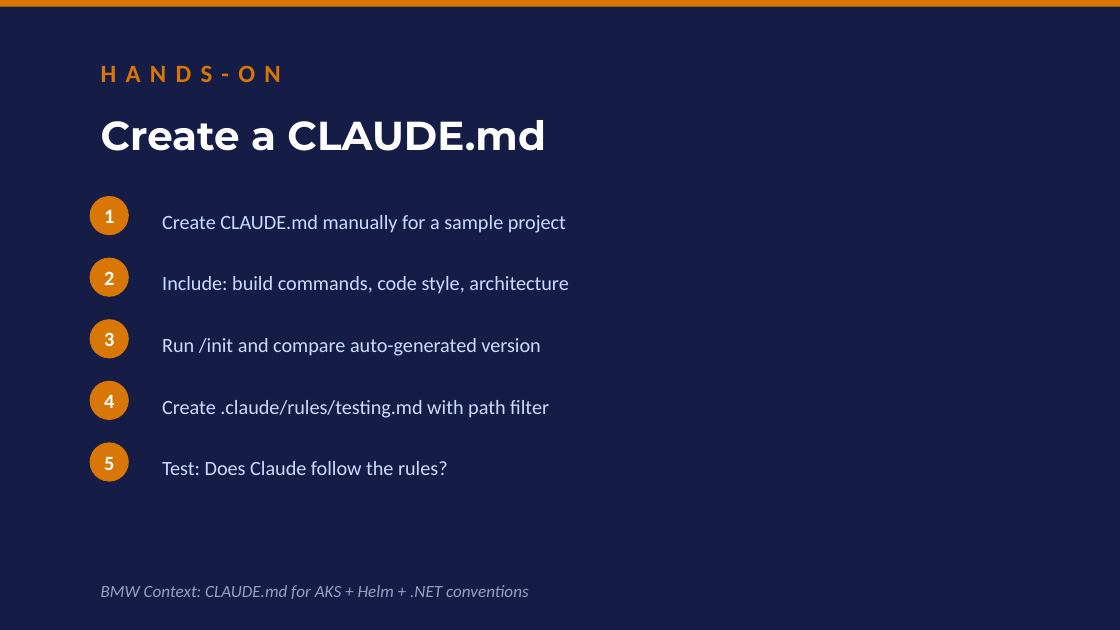
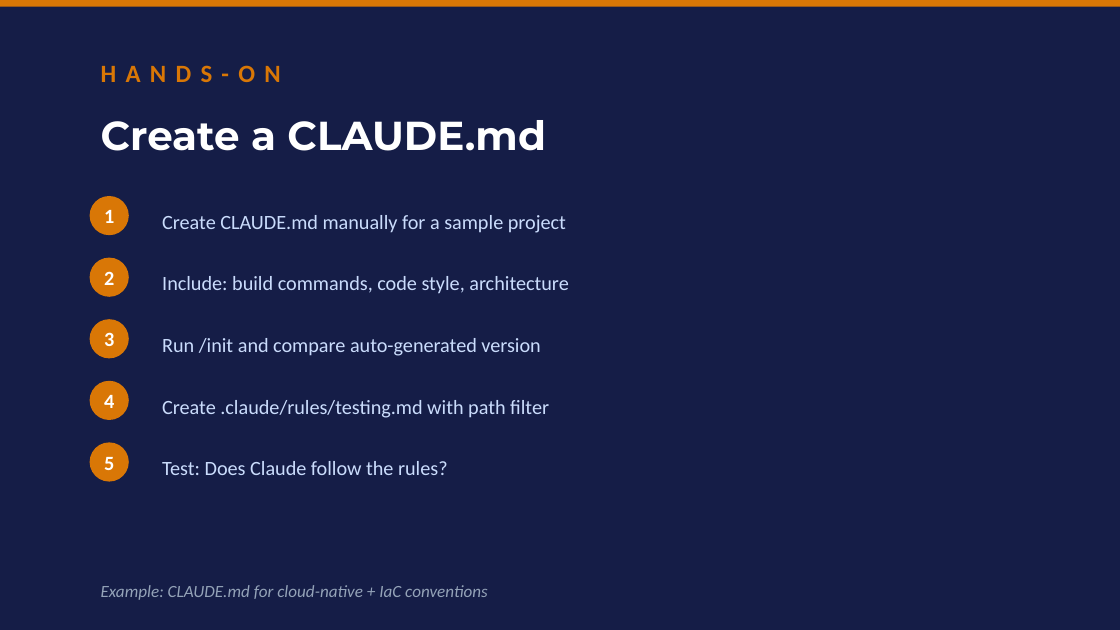
Before and after one commit to clusterreplyDE/claude_workshop, a slide deck: slide 20 of slides/workshop.pptx (slide 19 before the commit). Drawn at 1120x630 pixels with LibreOffice and Linux fonts; fonts in the diff are those of the drawing. Boxes give left, top, right and bottom in pixels: in the first picture for what was removed or moved away, otherwise in the second. Text is boxed around its words. In the diff, an @@ line names an element or a change of style, - is before the commit and + after.

```diff
--- a/slides/workshop.pptx
+++ b/slides/workshop.pptx
@@ text at (101,585,488,600): text changed @@
-BMW Context: CLAUDE.md for AKS + Helm + .NET conventions
+Example: CLAUDE.md for cloud-native + IaC conventions
```
Also in this commit, not shown: 31 other slides changed, 4 slides added, 3 slides removed, 27 other files.
